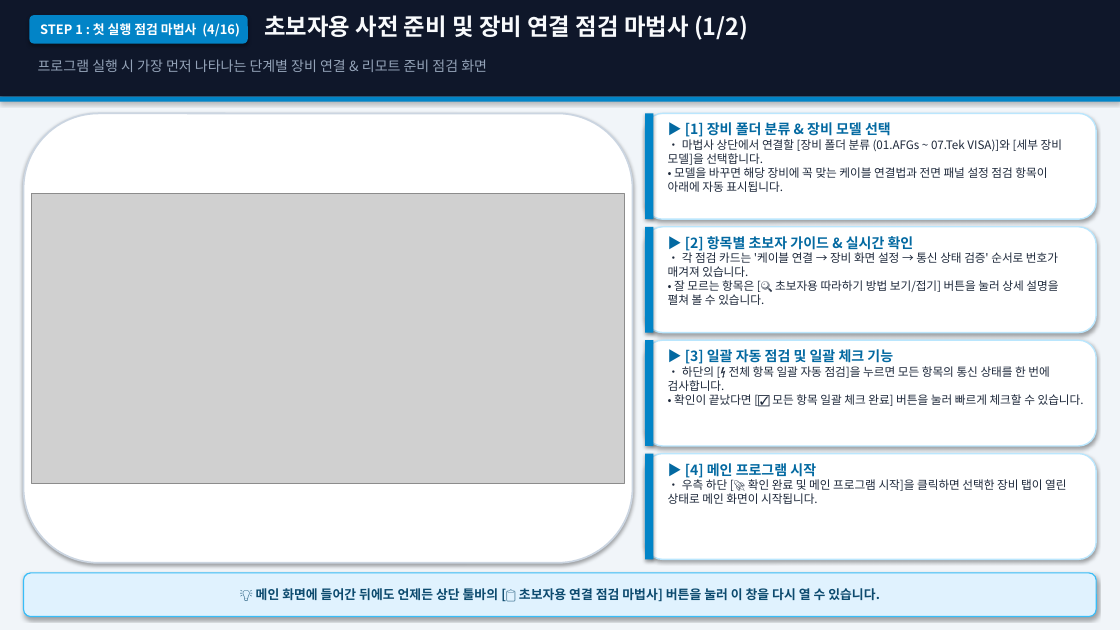
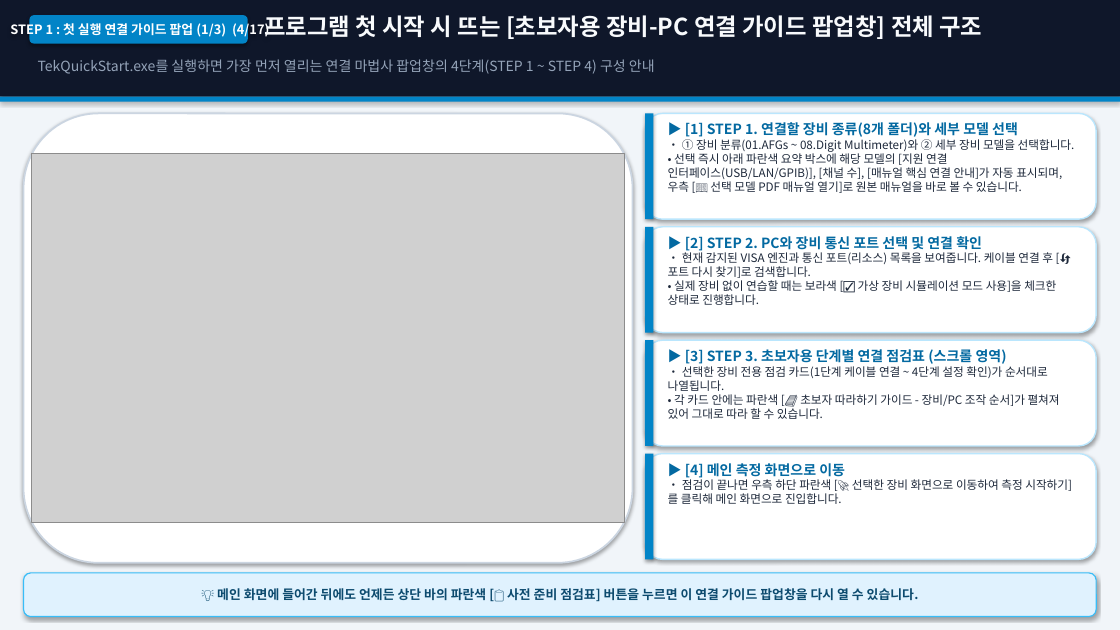
Before and after one commit to jwlee3528/SAITEK_Quick-Start, a slide deck: slide 4 of 01.docs/06.development_guides/TekQuickStart_Beginner_User_Guide.pptx. Drawn at 1120x630 pixels with LibreOffice and Linux fonts; fonts in the diff are those of the drawing; grey boxes stand for pictures. Boxes give left, top, right and bottom in pixels: in the first picture for what was removed or moved away, otherwise in the second. Text is boxed around its words. In the diff, an @@ line names an element or a change of style, - is before the commit and + after.

```diff
--- a/01.docs/06.development_guides/TekQuickStart_Beginner_User_Guide.pptx
+++ b/01.docs/06.development_guides/TekQuickStart_Beginner_User_Guide.pptx
@@ text in rounded rectangle at <box>10,21,269,39</box>: text changed @@
-STEP 1 : 첫 실행 점검 마법사 (4/16)
+STEP 1 : 첫 실행 연결 가이드 팝업 (1/3) (4/17)
@@ text at <box>264,15,982,39</box>: text changed @@
-초보자용 사전 준비 및 장비 연결 점검 마법사 (1/2)
+프로그램 첫 시작 시 뜨는 [초보자용 장비-PC 연결 가이드 팝업창] 전체 구조
@@ text at <box>38,59,655,74</box>: text changed @@
-프로그램 실행 시 가장 먼저 나타나는 단계별 장비 연결 & 리모트 준비 점검 화면
+TekQuickStart.exe를 실행하면 가장 먼저 열리는 연결 마법사 팝업창의 4단계(STEP 1 ~ STEP 4) 구성 안내
@@ text at <box>668,122,1075,193</box>: text changed @@
-▶ [1] 장비 폴더 분류 & 장비 모델 선택
-• 마법사 상단에서 연결할 [장비 폴더 분류 (01.AFGs ~ 07.Tek VISA)]와 [세부 장비 모델]을 선택합니다.
-• 모델을 바꾸면 해당 장비에 꼭 맞는 케이블 연결법과 전면 패널 설정 점검 항목이 아래에 자동 표시됩니다.
+▶ [1] STEP 1. 연결할 장비 종류(8개 폴더)와 세부 모델 선택
+• ① 장비 분류(01.AFGs ~ 08.Digit Multimeter)와 ② 세부 장비 모델을 선택합니다.
+• 선택 즉시 아래 파란색 요약 박스에 해당 모델의 [지원 연결 인터페이스(USB/LAN/GPIB)], [채널 수], [매뉴얼 핵심 연결 안내]가 자동 표시되며, 우측 [📖 선택 모델 PDF 매뉴얼 열기]로 원본 매뉴얼을 바로 볼 수 있습니다.
@@ picture: place and size @@
-picture at <box>32,193,624,483</box>
+picture at <box>32,154,624,523</box>
@@ text at <box>668,236,1056,305</box>: text changed @@
-▶ [2] 항목별 초보자 가이드 & 실시간 확인
-• 각 점검 카드는 '케이블 연결 → 장비 화면 설정 → 통신 상태 검증' 순서로 번호가 매겨져 있습니다.
-• 잘 모르는 항목은 [🔍 초보자용 따라하기 방법 보기/접기] 버튼을 눌러 상세 설명을 펼쳐 볼 수 있습니다.
+▶ [2] STEP 2. PC와 장비 통신 포트 선택 및 연결 확인
+• 현재 감지된 VISA 엔진과 통신 포트(리소스) 목록을 보여줍니다. 케이블 연결 후 [🔄 포트 다시 찾기]로 검색합니다.
+• 실제 장비 없이 연습할 때는 보라색 [☑ 가상 장비 시뮬레이션 모드 사용]을 체크한 상태로 진행합니다.
@@ text at <box>668,349,1060,419</box>: text changed @@
-▶ [3] 일괄 자동 점검 및 일괄 체크 기능
-• 하단의 [⚡ 전체 항목 일괄 자동 점검]을 누르면 모든 항목의 통신 상태를 한 번에 검사합니다.
-• 확인이 끝났다면 [☑ 모든 항목 일괄 체크 완료] 버튼을 눌러 빠르게 체크할 수 있습니다.
+▶ [3] STEP 3. 초보자용 단계별 연결 점검표 (스크롤 영역)
+• 선택한 장비 전용 점검 카드(1단계 케이블 연결 ~ 4단계 설정 확인)가 순서대로 나열됩니다.
+• 각 카드 안에는 파란색 [📘 초보자 따라하기 가이드 - 장비/PC 조작 순서]가 펼쳐져 있어 그대로 따라 할 수 있습니다.
@@ text at <box>668,463,1072,504</box>: text changed @@
-▶ [4] 메인 프로그램 시작
-• 우측 하단 [🚀 확인 완료 및 메인 프로그램 시작]을 클릭하면 선택한 장비 탭이 열린 상태로 메인 화면이 시작됩니다.
+▶ [4] 메인 측정 화면으로 이동
+• 점검이 끝나면 우측 하단 파란색 [🚀 선택한 장비 화면으로 이동하여 측정 시작하기]를 클릭해 메인 화면으로 진입합니다.
@@ text in rounded rectangle at <box>217,588,919,602</box>: text changed @@
-💡 메인 화면에 들어간 뒤에도 언제든 상단 툴바의 [📋 초보자용 연결 점검 마법사] 버튼을 눌러 이 창을 다시 열 수 있습니다.
+💡 메인 화면에 들어간 뒤에도 언제든 상단 바의 파란색 [📋 사전 준비 점검표] 버튼을 누르면 이 연결 가이드 팝업창을 다시 열 수 있습니다.
```
Also in this commit, not shown: 15 other slides changed, 1 slide added, 17 other files.
